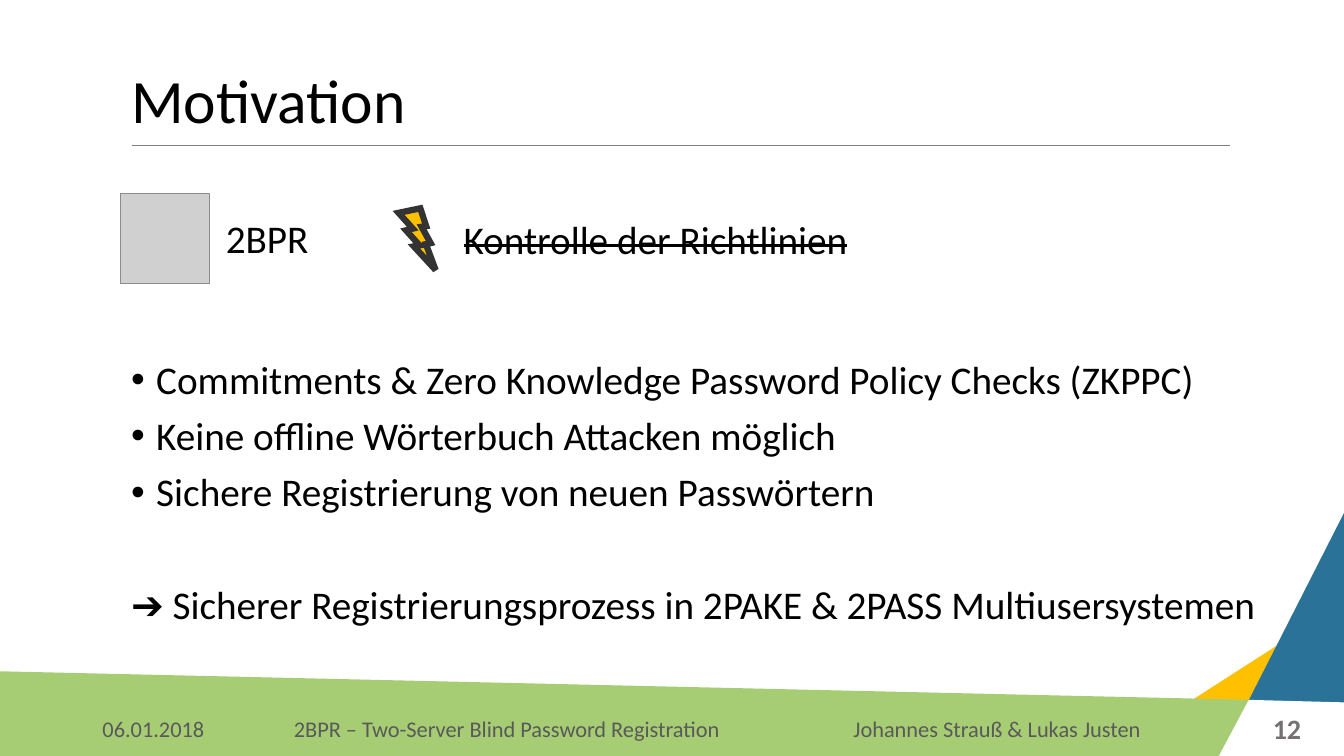
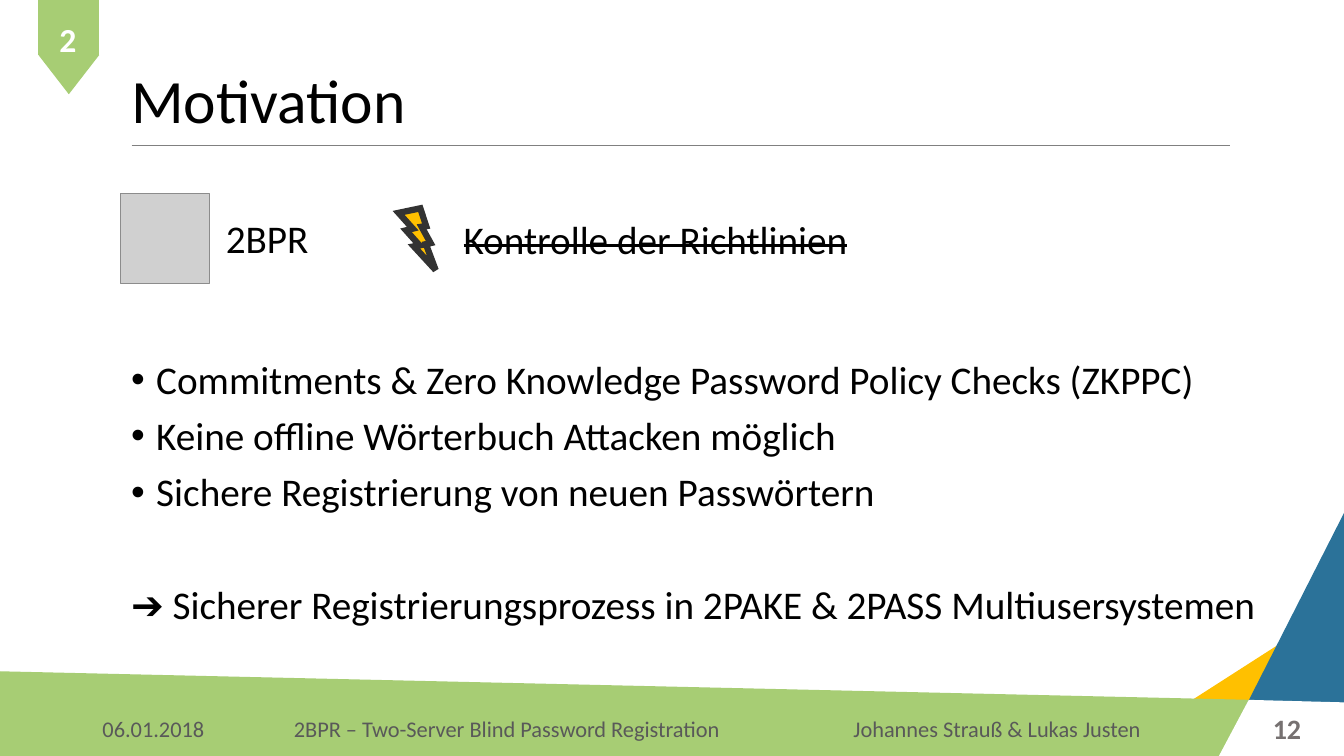
Before and after one commit to Lukas-Justen/IT-Security-2BPR, a slide deck: slide 12 of 2BPR.pptx. Drawn at 1344x756 pixels with LibreOffice and Linux fonts; fonts in the diff are those of the drawing; grey boxes stand for pictures; background and template pictures are left out. Boxes give left, top, right and bottom in pixels: in the first picture for what was removed or moved away, otherwise in the second. Text is boxed around its words. In the diff, an @@ line names an element or a change of style, - is before the commit and + after.

```diff
--- a/2BPR.pptx
+++ b/2BPR.pptx
@@ rectangle added at <box>39,0,99,54</box>, fill #A7CD74, outline #A7CD74 1 pt @@
@@ triangle added at <box>40,56,98,94</box>, fill #A7CD74, outline #A7CD74 1 pt @@
@@ text added at <box>59,30,76,52</box>, 24 pt, text #FFFFFF, bold @@
+2
```
Also in this commit, not shown: 38 other slides changed, 1 other file.
